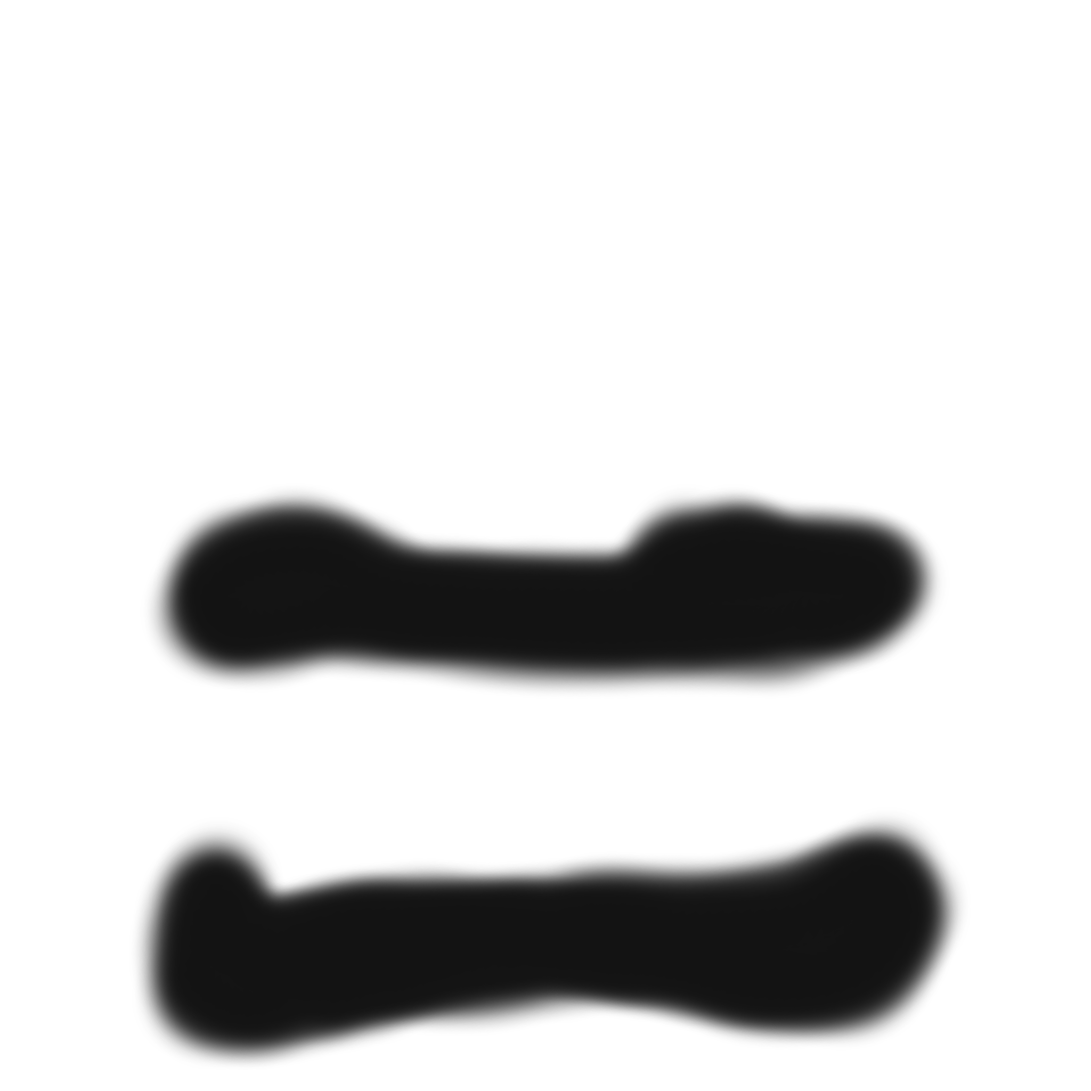
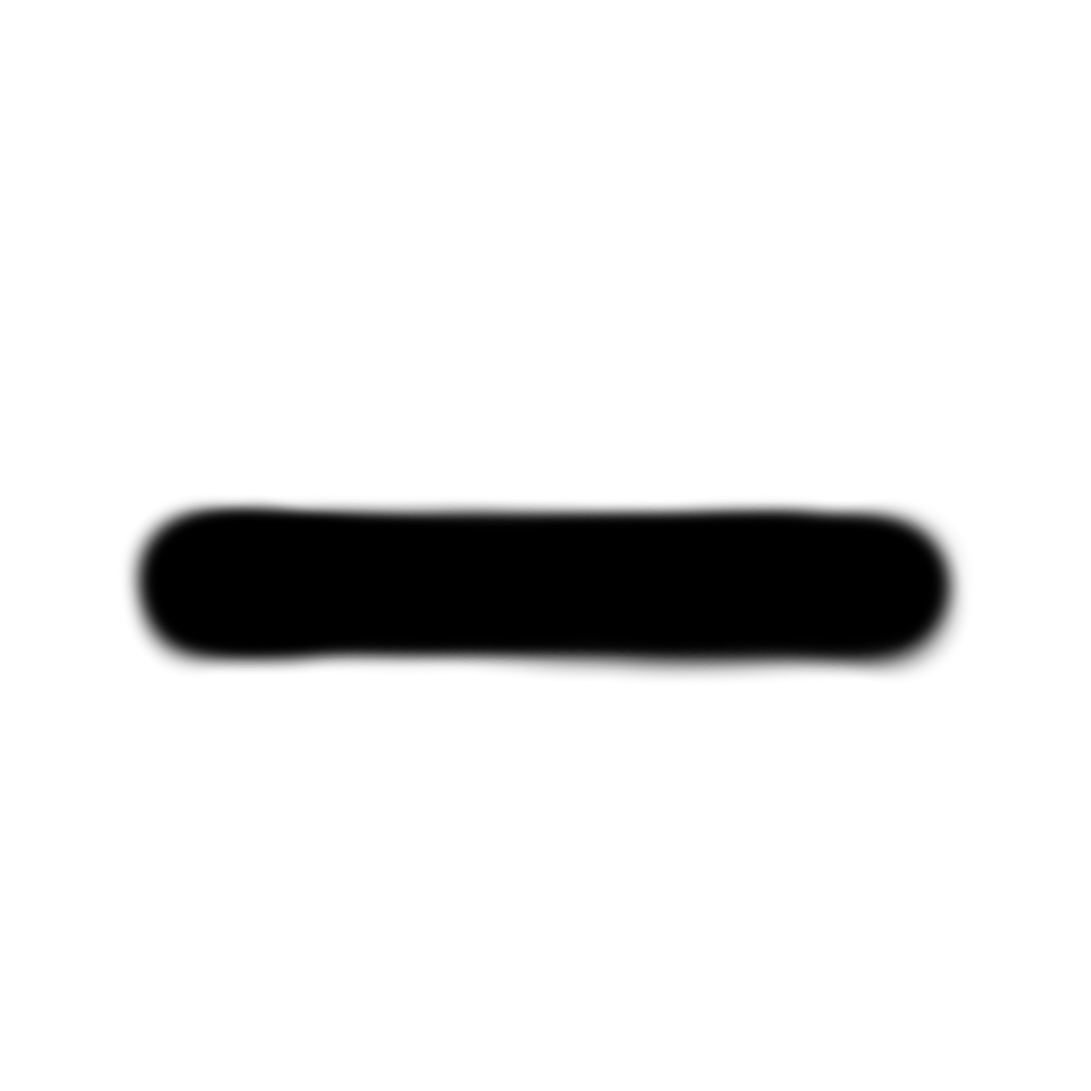
Revision of a layered 1091px x 1091px image; what changed, layer by layer:
painted on "Layer" over [left=120, top=485, right=972, bottom=1069]
painted on "Pasted Layer" over [left=120, top=485, right=972, bottom=1069]
